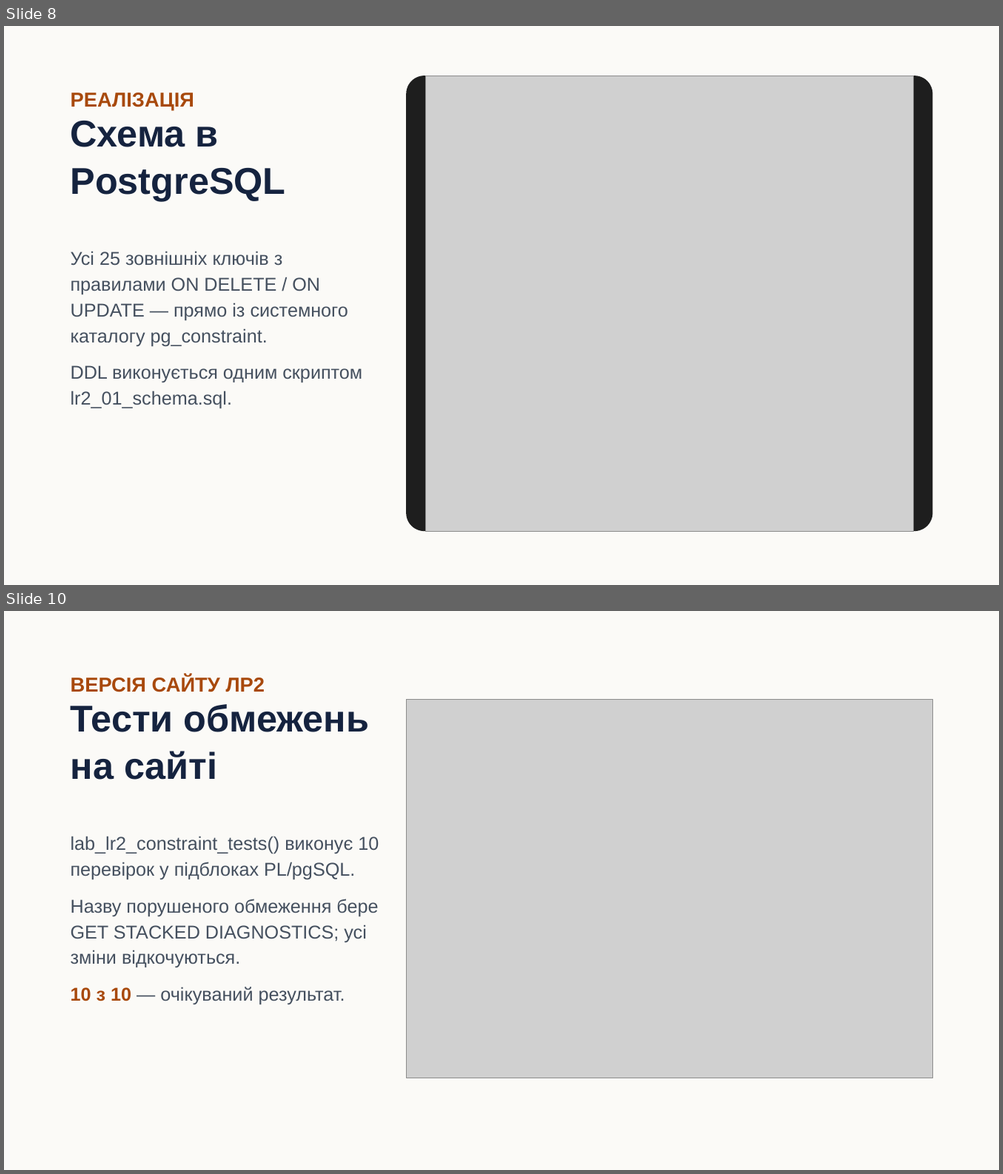
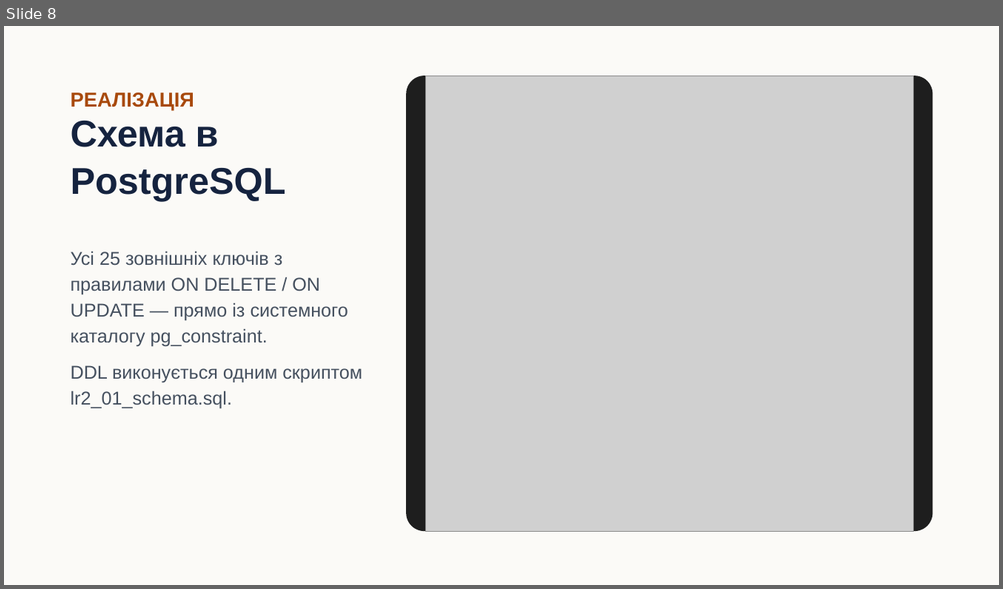
Before and after one commit to ut2ucn-dev/ut2ucn-dev.github.io, a slide deck: docs/db-labs/Презентація_ЛР2.pptx. Shown one above the other, each under a label of ours: slides 8 and 10 before the commit, slide 8 after it; the slides between them are not shown. The pictures are 1003x1174 and 1003x589 pixels, drawn with LibreOffice and Linux fonts; fonts in the diff are those of the drawing; grey boxes stand for pictures. Boxes give left, top, right and bottom in pixels: in the first picture for what was removed or moved away, otherwise in the second. Text is boxed around its words. In the diff, an @@ line names an element or a change of style, - is before the commit and + after.

```diff
--- a/docs/db-labs/Презентація_ЛР2.pptx
+++ b/docs/db-labs/Презентація_ЛР2.pptx
@@ slide 10 removed at [4,611,999,1170], background #FBFAF7 @@
@@ text removed at [71,675,265,692] @@
-ВЕРСІЯ САЙТУ ЛР2
@@ picture removed at [406,699,933,1078] @@
@@ text removed at [71,704,369,780] @@
-Тести обмежень на сайті
@@ text removed at [71,836,378,1005] @@
-lab_lr2_constraint_tests() виконує 10 перевірок у підблоках PL/pgSQL.
-Назву порушеного обмеження бере GET STACKED DIAGNOSTICS; усі зміни відкочуються.
-10 з 10 — очікуваний результат.
```
Also in this commit, not shown: 7 slides changed, 2 slides added, 5 other files.
